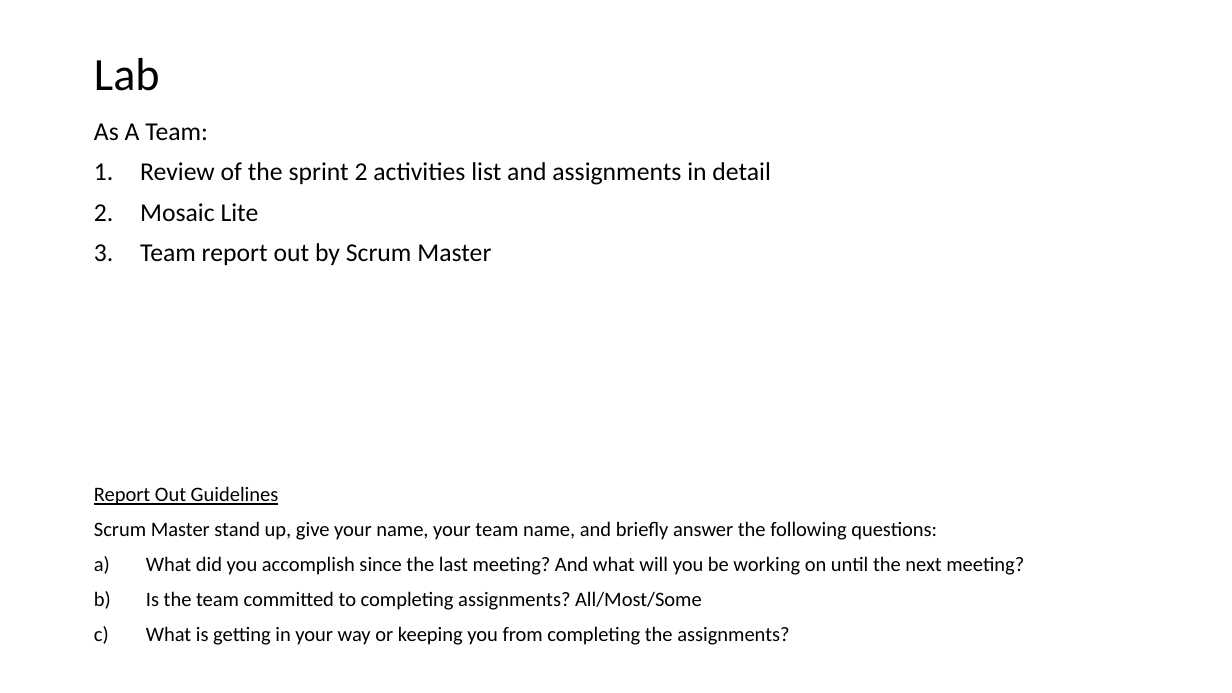
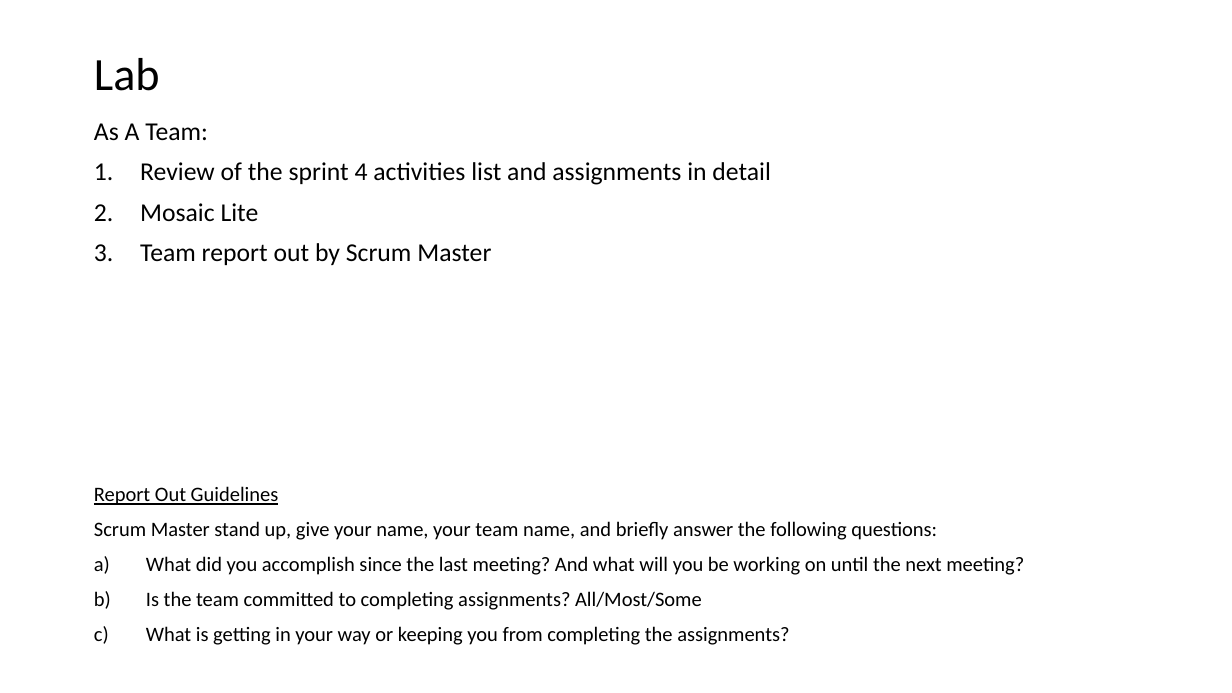
Before and after one commit to EricJPogue/CPSC-24500, a slide deck: slide 17 of lecture-slides/2020-02-25-oop.pptx. Drawn at 1232x693 pixels with LibreOffice and Linux fonts; fonts in the diff are those of the drawing. Boxes give left, top, right and bottom in pixels: in the first picture for what was removed or moved away, otherwise in the second. Text is boxed around its words. In the diff, an @@ line names an element or a change of style, - is before the commit and + after.

```diff
--- a/lecture-slides/2020-02-25-oop.pptx
+++ b/lecture-slides/2020-02-25-oop.pptx
@@ text at box(140, 162, 771, 185): text changed @@
-1. Review of the sprint 2 activities list and assignments in detail
+1. Review of the sprint 4 activities list and assignments in detail
```
Also in this commit, not shown: 3 other slides changed, 3 other files.
